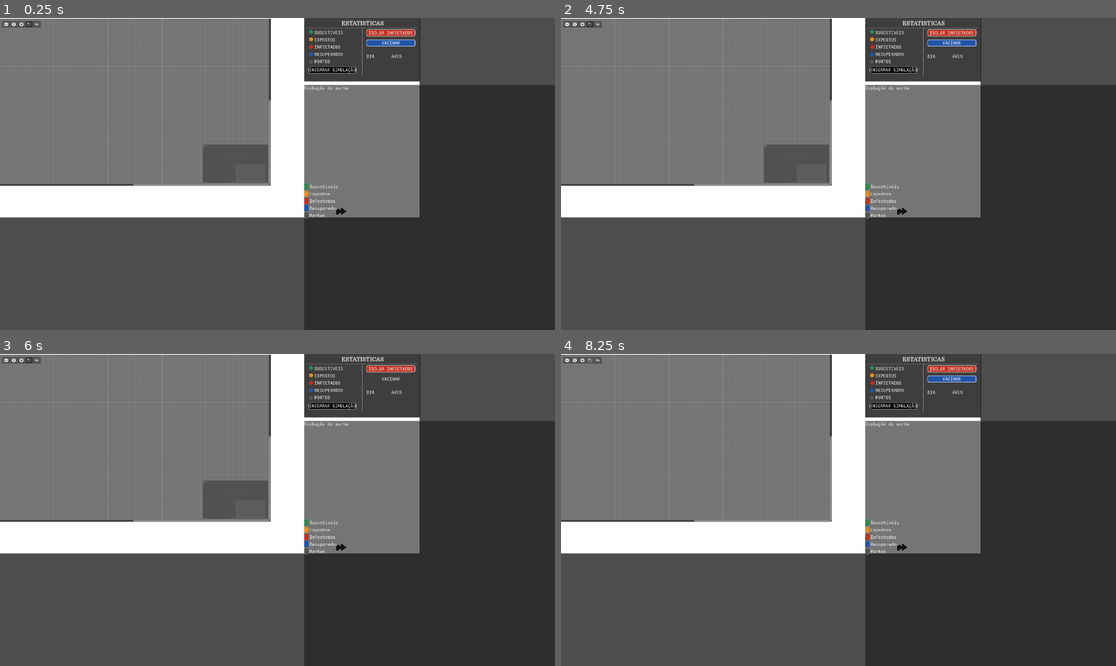
Above: before the commit, frames 1-4 (two rows, left to right).
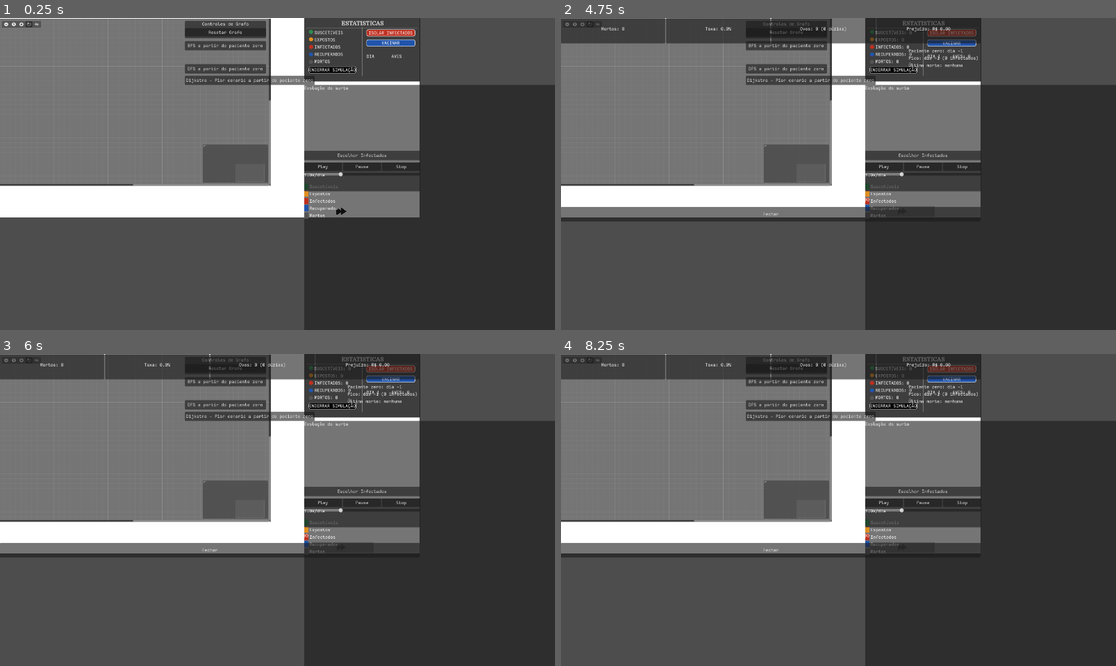
Above: after the commit, the same moments.

Repository: LeonardoMonteblanc/sir_simulator
Game: Godot game, scene res://scenes/mainSimulation.tscn
The game is run twice, just before and just after one commit, with the same random seed, the same clock (stepped at 60 frames per second) and the same inputs. This scene is started directly instead of the project's main scene.
Inputs (mouse positions are in pixels of both pictures, inside the frame that each line leads up to):
- Up to frame 1 (0.25 s): no input
- Up to frame 2 (4.75 s): click (810, 80) at 0.5 s, where only the run after the commit has a clickable "Dijkstra - Pior cenario a par…"; click (788, 67) at 1.25 s, where only the run after the commit has a clickable "DFS a partir do paciente zero"; click (788, 46) at 2 s, where only the run after the commit has a clickable "BFS a partir do paciente zero"; click (882, 167) at 2.75 s, where only the run after the commit has a clickable "Play"; click (882, 167) at 3.5 s, where only the run after the commit has a clickable "Play"; click "ENCERRAR SIMULAÇÃO" at 4.25 s
- Up to frame 3 (6 s): click (388, 369) at 5 s, where only the run before the commit has a clickable "ISOLAR INFECTADOS"; click (388, 378) at 5.75 s, where only the run before the commit has a clickable "VACINAR"
- Up to frame 4 (8.25 s): click (566, 360) at 6.52 s; click (583, 360) at 7.27 s; click (588, 360) at 8.02 s

The runs differ from the first frame. In frame 1, 4.7% of the frame differs, in the area x 33-76%, y 0-56%; in frame 2, 12%; in frame 3, 12%; in frame 4, 14%, in the area x 0-76%, y 0-66%.
Error before the commit: Parse Error: Identifier "camino" not declared in the current scope. (res://scripts/main_simulation.gd:217)
Error after the commit: Invalid access to property or key 'num_agents' on a base object of type 'Dictionary'. (res://scripts/seird_model.gd:112)

Commit message:
fix: 3 bugs de runtime descobertos em revisao recursiva
- main_simulation.gd: lambda anonima em caminho.map causava parse error; substituida por loop for explicito
- bfs/dfs/dijkstra visualizer: adiciona preload dos runners (BFSRunner/DFSRunner/DijkstraRunner) que ficaram sem class_name apos revisao anterior; resolvidos por constant reference
- .gitignore: adiciona *.uid para nao rastrear cache local do editor

Diff:
--- a/scripts/core_extensions/graph_algorithms/bfs_visualizer.gd
+++ b/scripts/core_extensions/graph_algorithms/bfs_visualizer.gd
@@ -2,6 +2,8 @@
 
 # Visualizador BFS: aplica ao registry a cor por nivel (onda de propagacao).
 # Core extensions: nao toca no core. Consome graph_registry.
+
+const BFSRunnerScript = preload("res://scripts/core_extensions/graph_algorithms/bfs_runner.gd")
 
 const COR_POR_NIVEL: Array[Color] = [
 	Color(0.95, 0.85, 0.10), # nivel 0 - amarelo
@@ -38,7 +40,7 @@
 	if not ids.has(origem):
 		return false
 	var adj: Dictionary = _registry.get_adjacencia()
-	_bfs_result = BFSRunner.executar(adj, origem, ids)
+	_bfs_result = BFSRunnerScript.executar(adj, origem, ids)
 	_nivel_por_id = _bfs_result.get("niveis", {})
 	# limpa qualquer marcacao anterior
 	_registry.resetar_cores_algoritmo()
@@ -53,7 +55,7 @@
 	if not is_instance_valid(_registry):
 		_rodando = false
 		return false
-	var grupos: Dictionary = BFSRunner.por_nivel(_bfs_result)
+	var grupos: Dictionary = BFSRunnerScript.por_nivel(_bfs_result)
 	var ids: Array = grupos.get(_step_atual, [])
 	if ids.is_empty():
 		_rodando = false
--- a/scripts/core_extensions/graph_algorithms/dfs_visualizer.gd
+++ b/scripts/core_extensions/graph_algorithms/dfs_visualizer.gd
@@ -2,6 +2,8 @@
 
 # Visualizador DFS: marca nos na ordem em que foram visitados (cor por profundidade).
 # Constroi arvore DFS. Permite consultar o caminho ate um destino.
+
+const DFSRunnerScript = preload("res://scripts/core_extensions/graph_algorithms/dfs_runner.gd")
 
 const COR_VISITA: Color = Color(0.30, 0.85, 0.95, 1.0)  # ciano claro para "fronteira"
 const COR_BACKTRACK: Color = Color(0.75, 0.40, 0.10, 1.0)  # laranja escuro (nao usado)
@@ -29,7 +31,7 @@
 	if not ids.has(origem):
 		return false
 	var adj: Dictionary = _registry.get_adjacencia()
-	_dfs_result = DFSRunner.executar(adj, origem, ids)
+	_dfs_result = DFSRunnerScript.executar(adj, origem, ids)
 	_ordem = _dfs_result.get("ordem_visita", [])
 	_idx = 0
 	_rodando = true
@@ -53,7 +55,7 @@
 	if not is_instance_valid(_registry) or _dfs_result.is_empty():
 		return false
 	var arvore: Dictionary = _dfs_result.get("arvore", {})
-	var caminho: Array = DFSRunner.caminho_para(arvore, destino)
+	var caminho: Array = DFSRunnerScript.caminho_para(arvore, destino)
 	if caminho.is_empty():
 		return false
 	for id in caminho:
--- a/scripts/core_extensions/graph_algorithms/dijkstra_visualizer.gd
+++ b/scripts/core_extensions/graph_algorithms/dijkstra_visualizer.gd
@@ -3,6 +3,8 @@
 # Visualizador Dijkstra: constroi menor caminho a partir da origem,
 # destaca visualmente as arestas do caminho encontrado (pior caso por padrao).
 # Consome graph_registry.
+
+const DijkstraRunnerScript = preload("res://scripts/core_extensions/graph_algorithms/dijkstra_runner.gd")
 
 const COR_CAMINHO: Color = Color(0.20, 0.95, 0.30, 1.0)  # verde brilhante para caminho
 const COR_DISTANCIA: Color = Color(0.20, 0.45, 0.80, 1.0)  # azul para nos visitados (alcancados)
@@ -19,7 +21,7 @@
 		return {}
 	var ids: Array = _registry.get_todos_ids()
 	var adj: Dictionary = _registry.get_adjacencia()
-	_resultado = DijkstraRunner.executar(adj, origem, ids)
+	_resultado = DijkstraRunnerScript.executar(adj, origem, ids)
 	# destaca caminho do pior caso (ou origem se ela mesma for a mais distante)
 	if _resultado.get("pior_caminho", []).size() > 1:
 		_destacar_caminho(_resultado["pior_caminho"])
--- a/scripts/main_simulation.gd
+++ b/scripts/main_simulation.gd
@@ -214,7 +214,10 @@
 		if dest < 0 or caminho.is_empty():
 			_lbl_dijkstra_resultado.text = "Dijkstra: sem caminho alem da origem"
 		else:
-			var caminho_str: String = " -> ".join(camino.map(func(x): return str(x)))
+			var partes: Array = []
+			for no in caminho:
+				partes.append(str(no))
+			var caminho_str: String = " -> ".join(partes)
 			_lbl_dijkstra_resultado.text = "Dijkstra: origem %d -> %d (dist %.1f) caminho: %s" % [origem, dest, dist, caminho_str]
 	print("Dijkstra resultado: orig=", origem, " dest=", dest, " dist=", dist, " caminho=", caminho)
 
Not shown, changed: .gitignore
